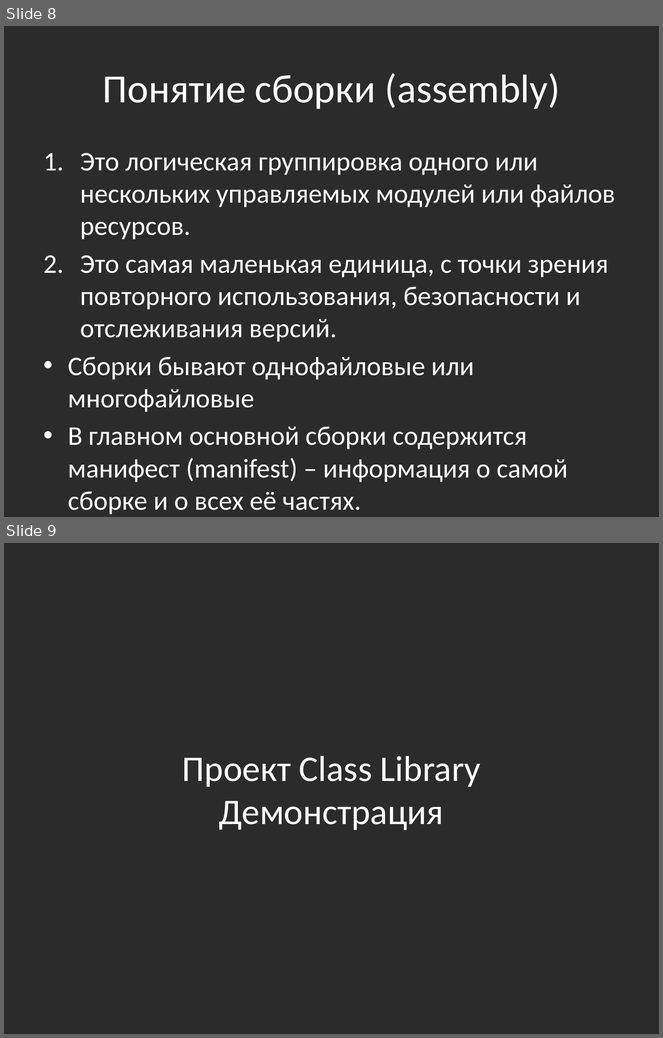
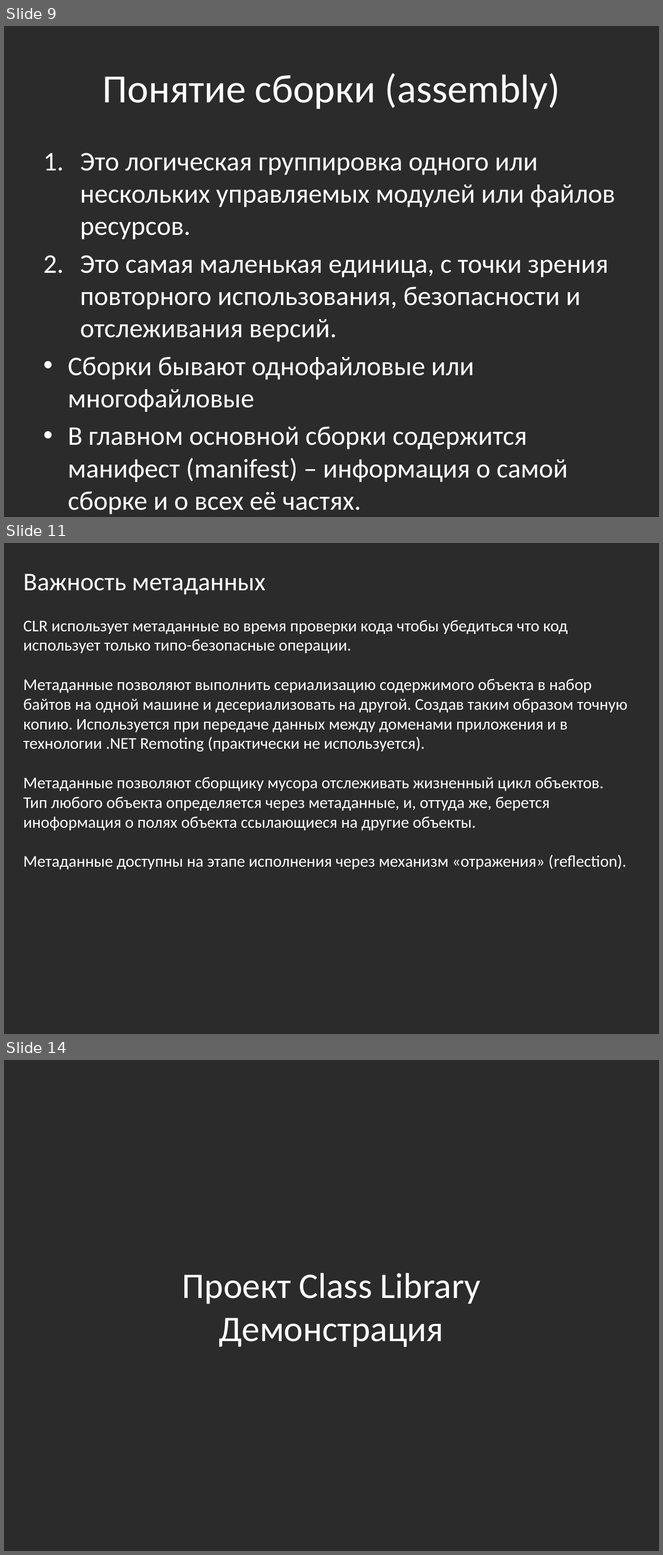
Before and after one commit to bazile/Training, a slide deck: Presentation/lesson-07-reflection.pptx. Shown one above the other, each under a label of ours: slides 8 and 9 before the commit, slides 9, 11 and 14 after it; the slides between them are not shown. The pictures are 663x1038 and 663x1555 pixels, drawn with LibreOffice and Linux fonts; fonts in the diff are those of the drawing; background and template pictures are left out; a plain dark background stands for a picture behind light text. Boxes give left, top, right and bottom in pixels: in the first picture for what was removed or moved away, otherwise in the second. Text is boxed around its words. In the diff, an @@ line names an element or a change of style, - is before the commit and + after.

Commit message:
Updated reflection presentation

```diff
--- a/Presentation/lesson-07-reflection.pptx
+++ b/Presentation/lesson-07-reflection.pptx
@@ slide 11 added at <box>4,543,659,1034</box>, background picture (left out) @@
@@ text added at <box>23,574,627,870</box>, 18 pt, text #FFFFFF @@
+Важность метаданных
+CLR использует метаданные во время проверки кода чтобы убедиться что код использует только типо-безопасные операции.
+Метаданные позволяют выполнить сериализацию содержимого объекта в набор байтов на одной машине и десериализовать на другой. Создав таким образом точную копию. Используется при передаче данных между доменами приложения и в технологии .NET Remoting (практически не используется).
+Метаданные позволяют сборщику мусора отслеживать жизненный цикл объектов. Тип любого объекта определяется через метаданные, и, оттуда же, берется иноформация о полях объекта ссылающиеся на другие объекты.
+Метаданные доступны на этапе исполнения через механизм «отражения» (reflection).
@@ what was slide 8 is now slide 9 @@
@@ what was slide 9 is now slide 14 @@
```
Also in this commit, not shown: 3 slides changed, 4 other slides added, 1 other file.
